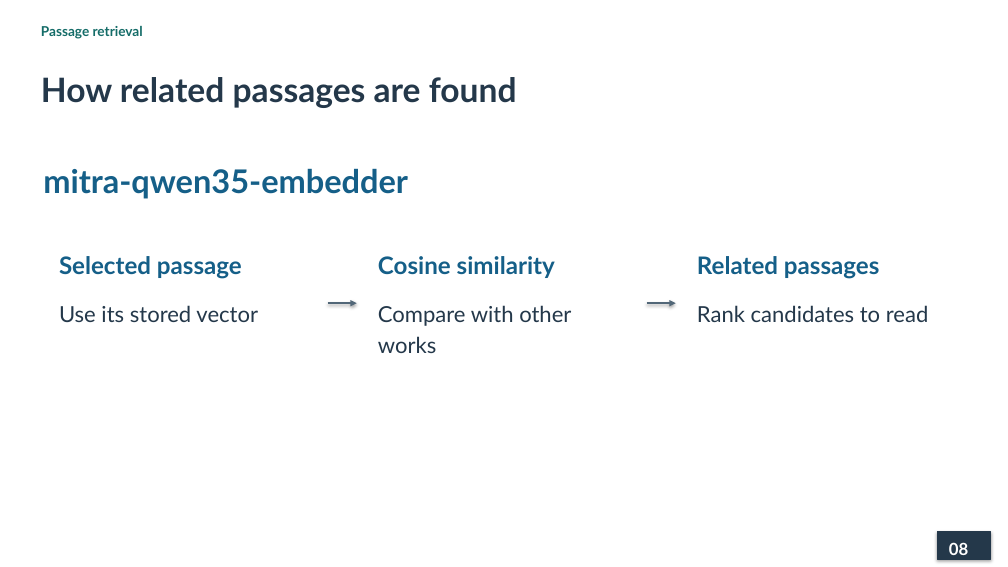
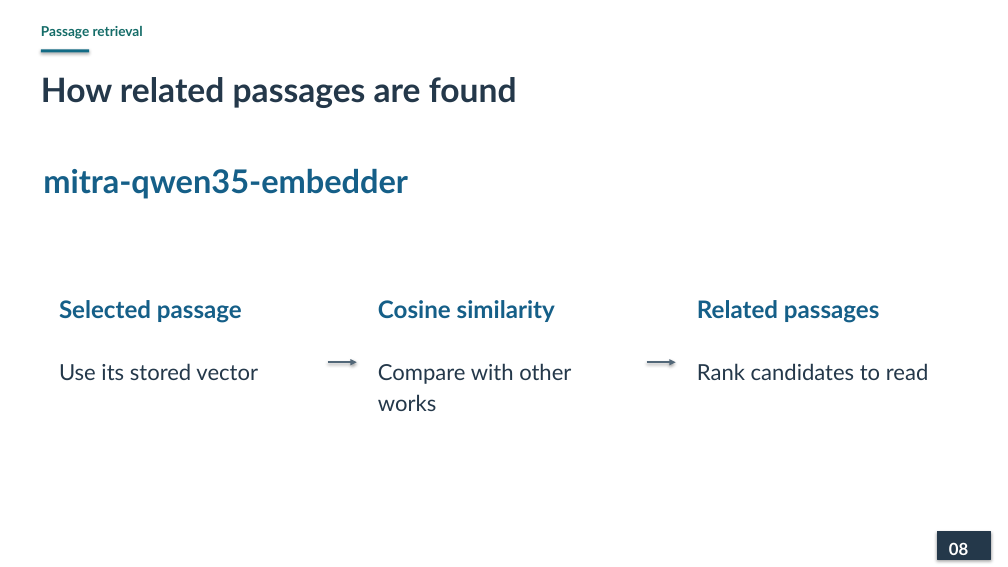
Before and after one commit to lopentu/cohort, a slide deck: slide 8 of docs/presentation/cohort-pnc-2026-main.pptx. Drawn at 1008x567 pixels with LibreOffice and Linux fonts; fonts in the diff are those of the drawing. Boxes give left, top, right and bottom in pixels: in the first picture for what was removed or moved away, otherwise in the second. Text is boxed around its words. In the diff, an @@ line names an element or a change of style, - is before the commit and + after.

```diff
--- a/docs/presentation/cohort-pnc-2026-main.pptx
+++ b/docs/presentation/cohort-pnc-2026-main.pptx
@@ rectangle added at bbox=[41, 49, 89, 52], fill #126B85 @@
@@ 3 texts: place and size @@
-3 texts at bbox=[59, 256, 879, 279]
+3 texts at bbox=[59, 300, 879, 323]
@@ 3 texts, 2 arrows: place and size @@
-3 texts, 2 arrows at bbox=[59, 303, 929, 353]
+3 texts, 2 arrows at bbox=[59, 362, 929, 411]
```
Also in this commit, not shown: 19 other slides changed, 1 other file.
